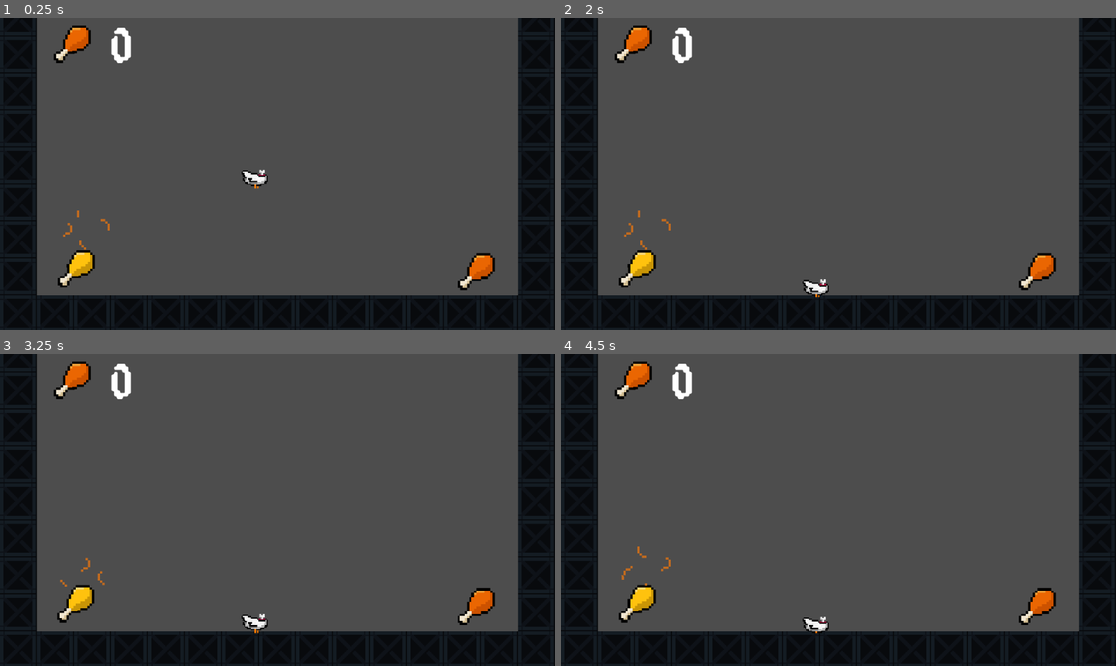
Above: before the commit, frames 1-4 (two rows, left to right).
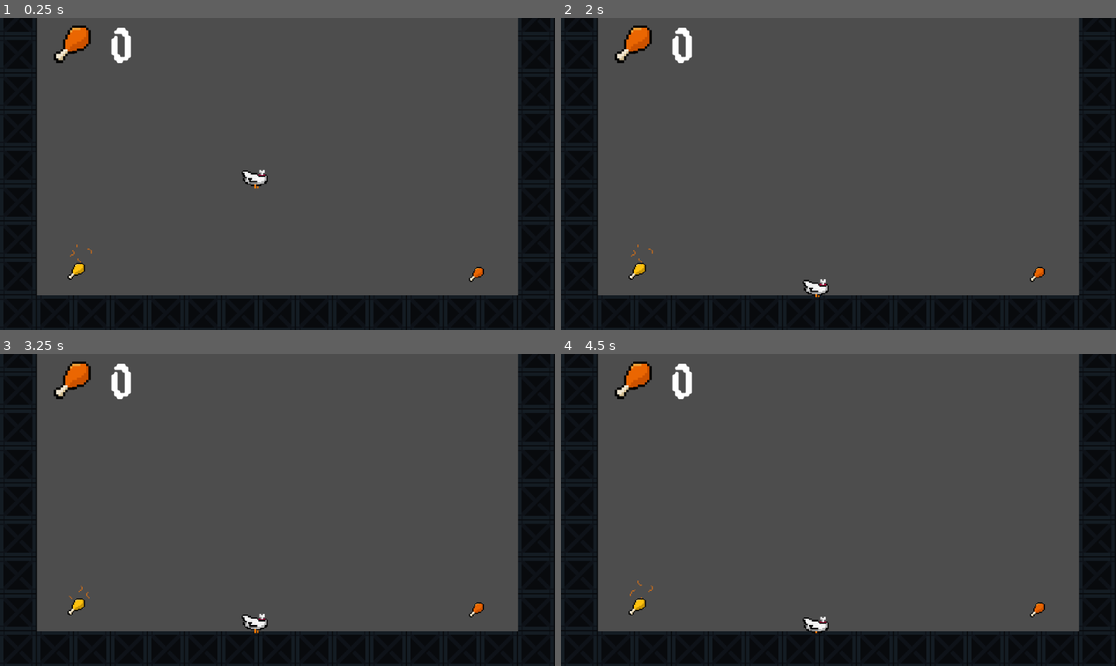
Above: after the commit, the same moments.

Repository: teo-clerk/CHICKHEAD
Game: Godot game, scene res://Scenes/mapa_prueba.tscn
Two runs of this game, one before a commit and one after it. Both use one fixed random seed, a clock stepped at 60 frames per second and the inputs below. The project has no main scene, so this scene is started directly.
Inputs (mouse positions are in pixels of both pictures, inside the frame that each line leads up to):
- Up to frame 1 (0.25 s): no input
- Up to frame 2 (2 s): move the mouse to (960, 158) at 0.52 s; click (960, 158) at 0.6 s; move the mouse to (727, 189) at 1.27 s; click (727, 189) at 1.35 s
- Up to frame 3 (3.25 s): move the mouse to (333, 441) at 2.02 s; click (333, 441) at 2.1 s; move the mouse to (249, 572) at 2.77 s; click (249, 572) at 2.85 s
- Up to frame 4 (4.5 s): move the mouse to (1005, 556) at 3.52 s; click (1005, 556) at 3.6 s; move the mouse to (672, 463) at 4.27 s; click (672, 463) at 4.35 s

The runs differ from the first frame. In frame 1, 0.9% of the frame differs, in the area x 10-90%, y 61-88%; in frame 2, 0.9%; in frame 3, 0.9%; in frame 4, 0.9%, in the area x 10-90%, y 61-87%.
Error in both runs: Invalid assignment of property or key 'text' with value of type 'String' on a base object of type 'Label'. (res://Scripts/contador.gd:11)

Commit message:
EscalaCorregida

Diff:
--- a/Scenes/moneda_dorada.tscn
+++ b/Scenes/moneda_dorada.tscn
@@ -60,21 +60,23 @@
 "speed": 8.0
 }]
 
-[sub_resource type="CapsuleShape2D" id="CapsuleShape2D_2j4fg"]
-radius = 15.0
-height = 56.0
+[sub_resource type="CapsuleShape2D" id="CapsuleShape2D_kcbih"]
+radius = 7.78392
+height = 35.3809
 
 [node name="Area2D" type="Area2D"]
 script = ExtResource("1_ucr6k")
 
 [node name="AnimatedSprite2D" type="AnimatedSprite2D" parent="."]
+position = Vector2(4.76837e-07, 4.76837e-07)
+scale = Vector2(0.462778, 0.462778)
 sprite_frames = SubResource("SpriteFrames_18ysx")
 autoplay = "default"
 frame_progress = 0.528611
 
 [node name="CollisionShape2D" type="CollisionShape2D" parent="."]
-position = Vector2(7, -15)
-rotation = 0.958186
-shape = SubResource("CapsuleShape2D_2j4fg")
+position = Vector2(0, -5)
+rotation = 0.837758
+shape = SubResource("CapsuleShape2D_kcbih")
 
 [connection signal="body_entered" from="." to="." method="_on_body_entered"]
--- a/Scenes/moneda_normal.tscn
+++ b/Scenes/moneda_normal.tscn
@@ -61,21 +61,23 @@
 }]
 
 [sub_resource type="CapsuleShape2D" id="CapsuleShape2D_2j4fg"]
-radius = 15.0
-height = 56.0
+radius = 7.78392
+height = 35.3809
 
 [node name="Area2D" type="Area2D"]
 script = ExtResource("1_33bsn")
 
 [node name="AnimatedSprite2D" type="AnimatedSprite2D" parent="."]
+position = Vector2(9.53674e-07, 9.53674e-07)
+scale = Vector2(0.403333, 0.403333)
 sprite_frames = SubResource("SpriteFrames_rbmfp")
 animation = &"moneda"
 autoplay = "moneda"
 frame_progress = 0.350811
 
 [node name="CollisionShape2D" type="CollisionShape2D" parent="."]
-position = Vector2(7, -15)
-rotation = 0.958186
+position = Vector2(0, -5)
+rotation = 0.837758
 shape = SubResource("CapsuleShape2D_2j4fg")
 
 [connection signal="body_entered" from="." to="." method="_on_body_entered"]
